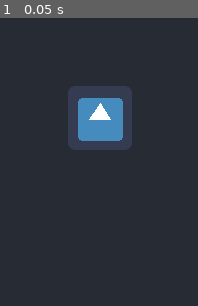
Above: before the commit, frame 1.
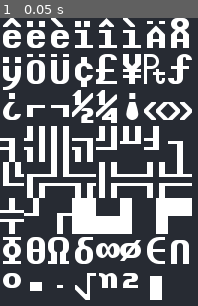
Above: after the commit, the same moment.

Repository: johnnybigoode-zz/godot-roguelike-2021
Game: Godot game, scene res://scene/main/MainScene.tscn
Two runs of this game, one before a commit and one after it. Both use one fixed random seed, a clock stepped at 60 frames per second and the inputs below. The project has no main scene, so this scene is started directly. The engine's default icon, where the game draws it, is replaced by a stand-in: a white triangle on a blue panel in a dark square.
Inputs:
- Up to frame 1 (0.05 s): no input

The runs differ from the first frame. In frame 1, 36% of the frame differs, in the area x 0-97%, y 0-98%.

Commit message:
Importing tileset part 1

Diff:
--- a/scene/main/MainScene.tscn
+++ b/scene/main/MainScene.tscn
@@ -1,9 +1,9 @@
 [gd_scene load_steps=2 format=2]
 
-[ext_resource path="res://resource/icon.png" type="Texture" id=1]
+[ext_resource path="res://resource/curses_vector_24x36.png" type="Texture" id=1]
 
 [node name="MainScene" type="Node2D"]
 
-[node name="icon" type="Sprite" parent="."]
-position = Vector2( 100, 100 )
+[node name="PC" type="Sprite" parent="."]
 texture = ExtResource( 1 )
+region_rect = Rect2( 0, 144, 24, 36 )
Not shown, added: resource/curses_vector_24x36.png.import
Not shown, changed: README.MD
